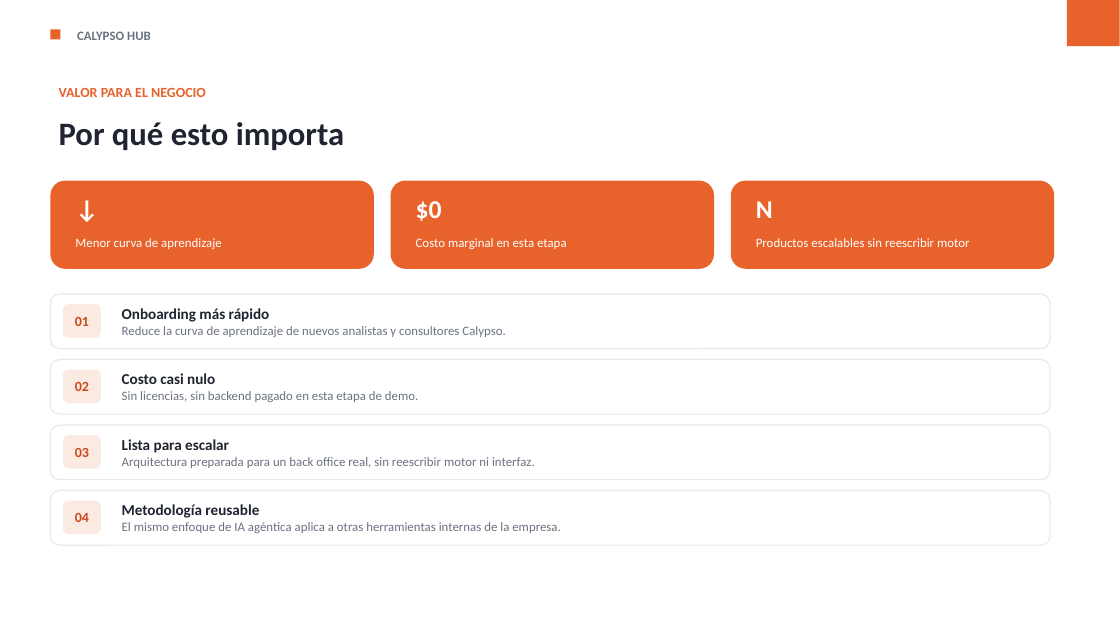
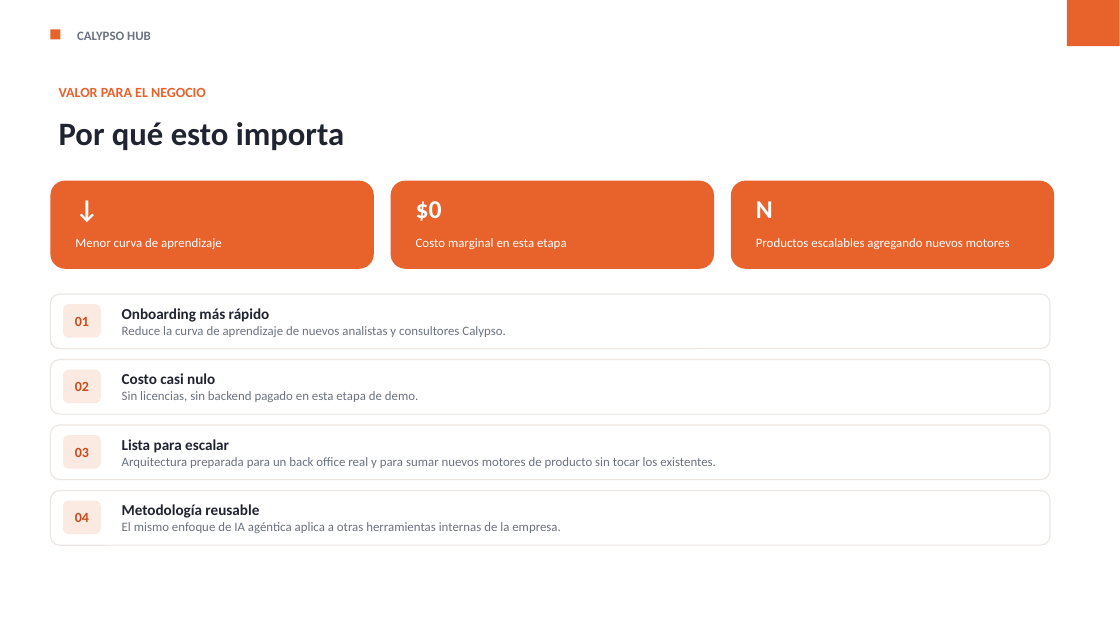
Before and after one commit to gabrielalonso-pr/calypso-knowledge-hub, a slide deck: slide 10 of presentation/calypso-knowledge-hub.pptx. Drawn at 1120x630 pixels with LibreOffice and Linux fonts; fonts in the diff are those of the drawing. Boxes give left, top, right and bottom in pixels: in the first picture for what was removed or moved away, otherwise in the second. Text is boxed around its words. In the diff, an @@ line names an element or a change of style, - is before the commit and + after.

```diff
--- a/presentation/calypso-knowledge-hub.pptx
+++ b/presentation/calypso-knowledge-hub.pptx
@@ text at (756,238,1010,249): text changed @@
-Productos escalables sin reescribir motor
+Productos escalables agregando nuevos motores
@@ text at (122,457,716,468): text changed @@
-Arquitectura preparada para un back office real, sin reescribir motor ni interfaz.
+Arquitectura preparada para un back office real y para sumar nuevos motores de producto sin tocar los existentes.
```
Also in this commit, not shown: 2 other slides changed, 1 other file.
